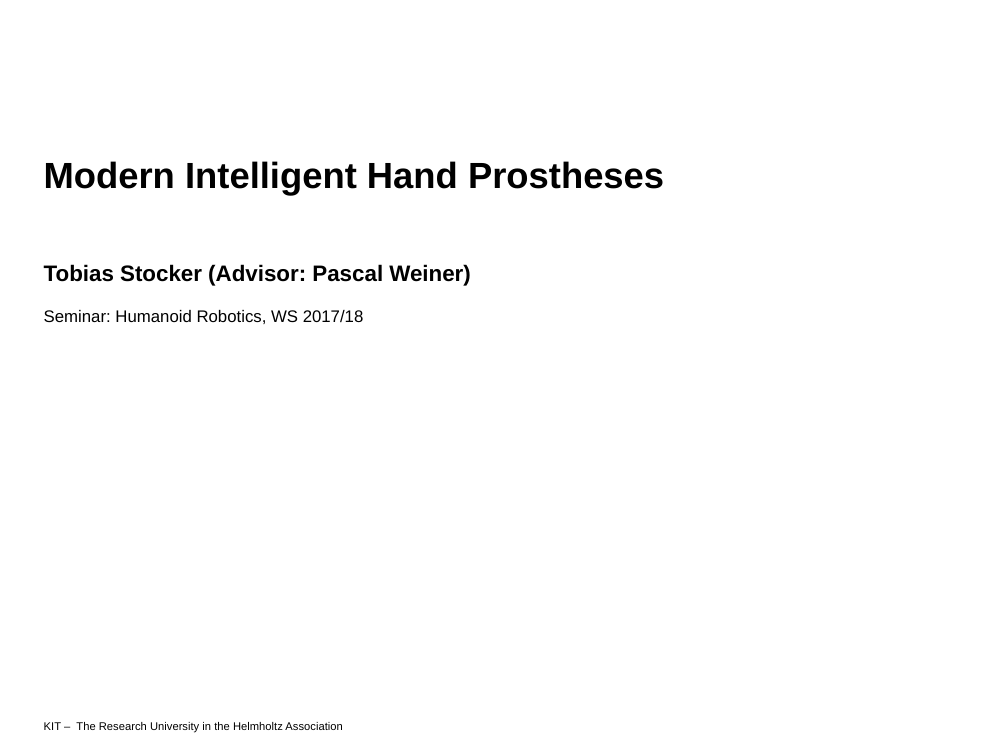
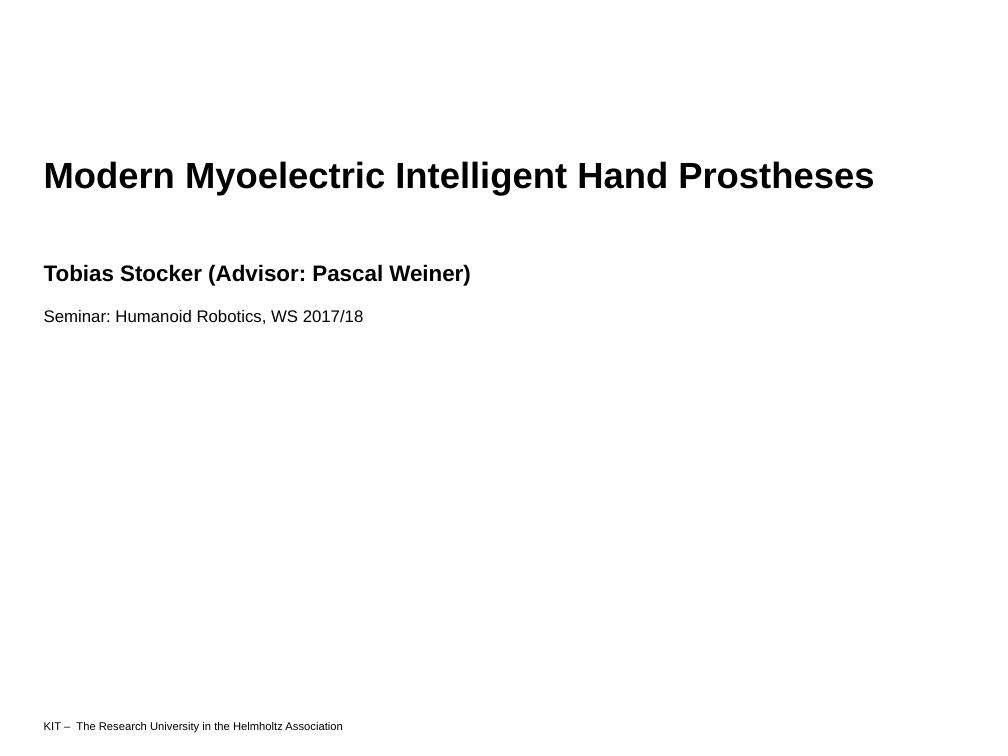
Before and after one commit to TsStocker/HumanoideRobotik, a slide deck: slide 1 of Vortrag/Vortrag.pptx. Drawn at 1008x756 pixels with LibreOffice and Linux fonts; fonts in the diff are those of the drawing; background and template pictures are left out. Boxes give left, top, right and bottom in pixels: in the first picture for what was removed or moved away, otherwise in the second. Text is boxed around its words. In the diff, an @@ line names an element or a change of style, - is before the commit and + after.

```diff
--- a/Vortrag/Vortrag.pptx
+++ b/Vortrag/Vortrag.pptx
@@ text at <box>44,161,874,195</box>: text changed @@
-Modern Intelligent Hand Prostheses
+Modern Myoelectric Intelligent Hand Prostheses
```
Also in this commit, not shown: 1 other slide changed, 18 slides added, 1 slide removed, 4 other files.
